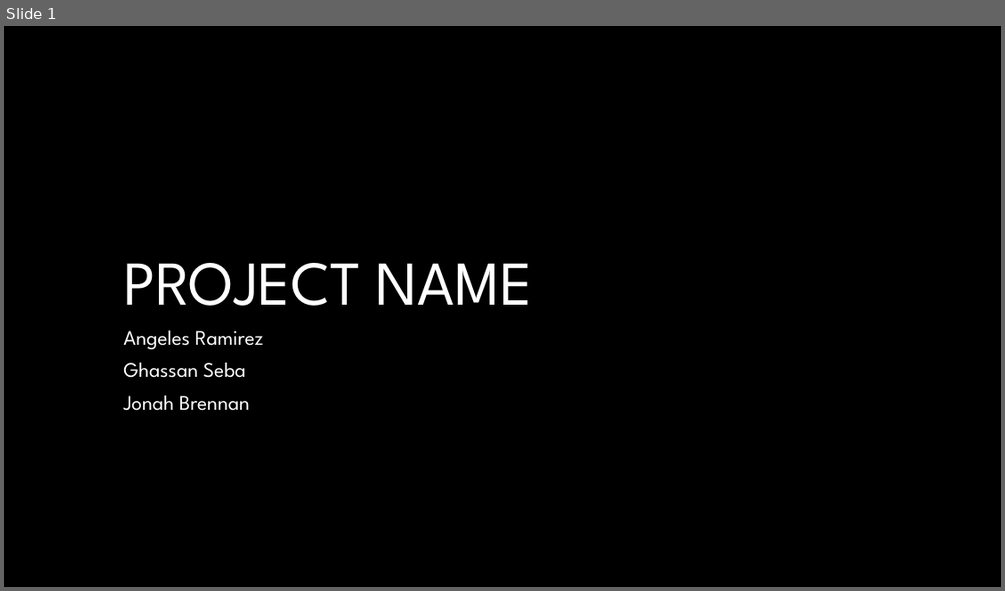
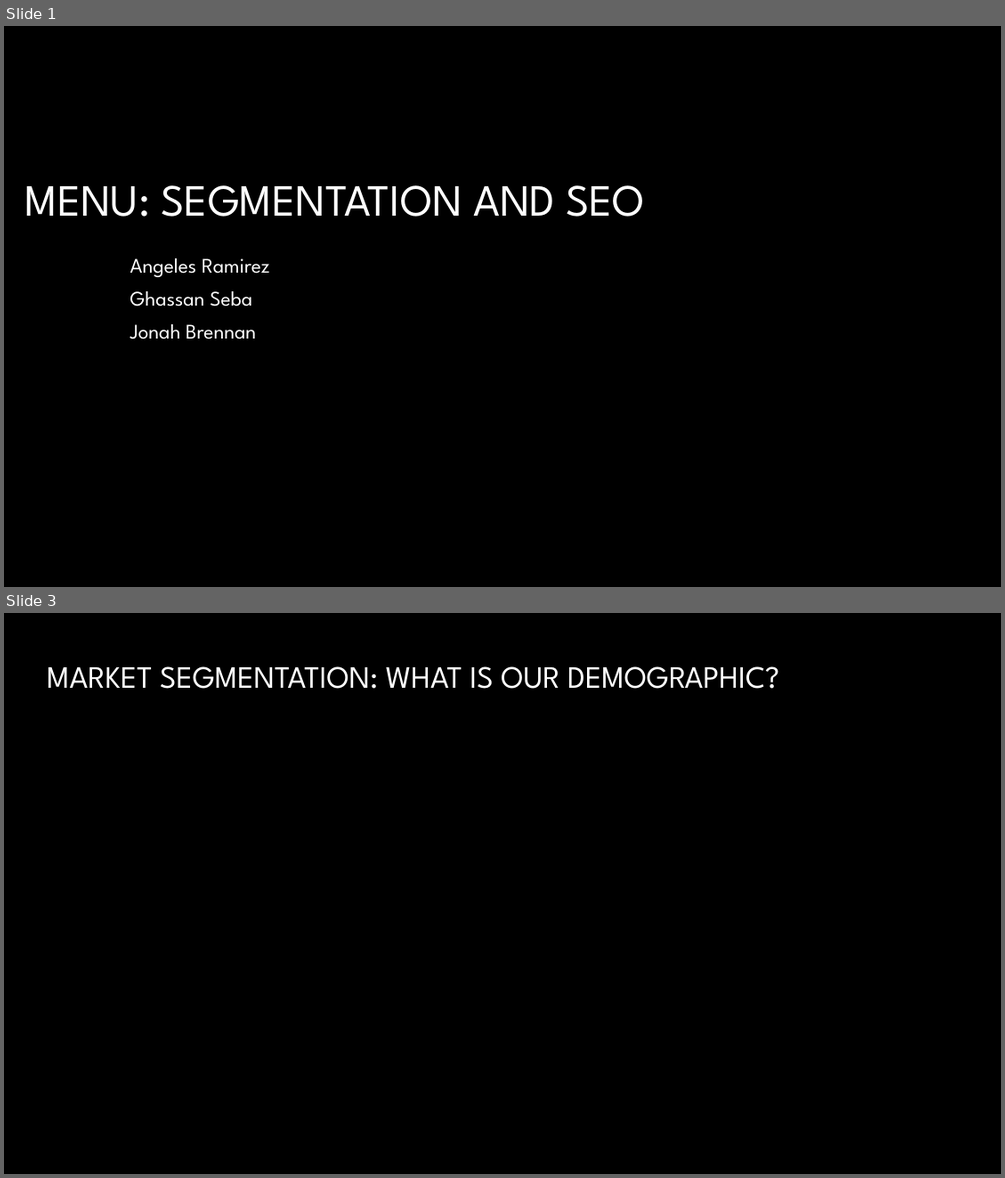
Before and after one commit to gseba/jaguars_project, a slide deck: Jaguars_Project_PPT.pptx. Shown one above the other, each under a label of ours: slide 1 before the commit, slides 1 and 3 after it; the slides between them are not shown. The pictures are 1005x591 and 1005x1178 pixels, drawn with LibreOffice and Linux fonts; fonts in the diff are those of the drawing; background and template pictures are left out. Boxes give left, top, right and bottom in pixels: in the first picture for what was removed or moved away, otherwise in the second. Text is boxed around its words. In the diff, an @@ line names an element or a change of style, - is before the commit and + after.

Commit message:
project scope update

```diff
--- a/Jaguars_Project_PPT.pptx
+++ b/Jaguars_Project_PPT.pptx
@@ slide 3 added at (4, 613, 1001, 1174), background #000000 @@
@@ title added at (47, 666, 779, 689), 30 pt, text #FFFFFF @@
+MARKET SEGMENTATION: WHAT IS OUR DEMOGRAPHIC?
@@ slide 1 changed as well @@
@@ title at (25, 185, 645, 216): text changed; size 60 to 43 pt @@
-PROJECT NAME
+MENU: SEGMENTATION AND SEO
@@ subtitle "Angeles Ramirez": place and size @@
-subtitle "Angeles Ramirez" at (123, 330, 264, 410)
+subtitle "Angeles Ramirez" at (130, 258, 270, 339)
```
Also in this commit, not shown: 6 other slides added, 7 slides removed, 1 other file.
